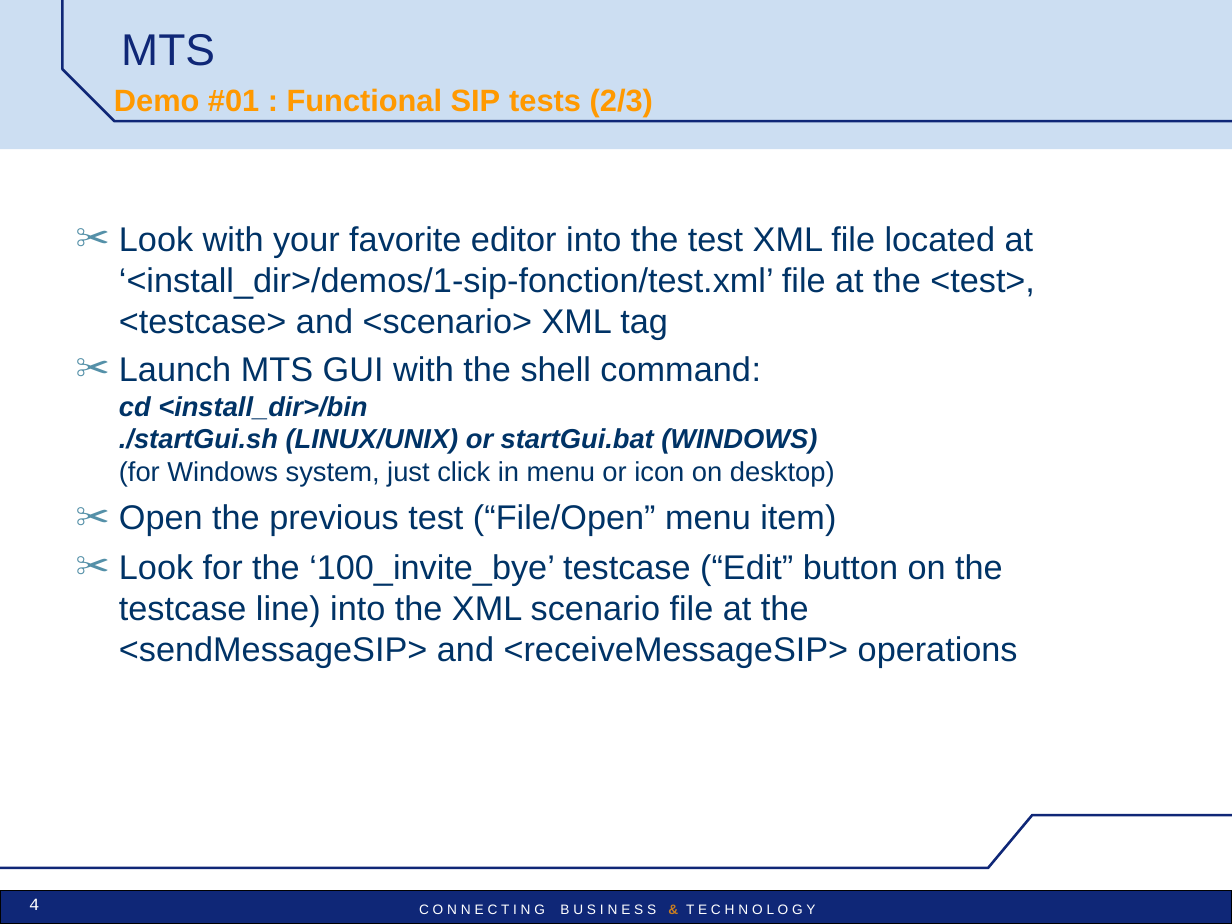
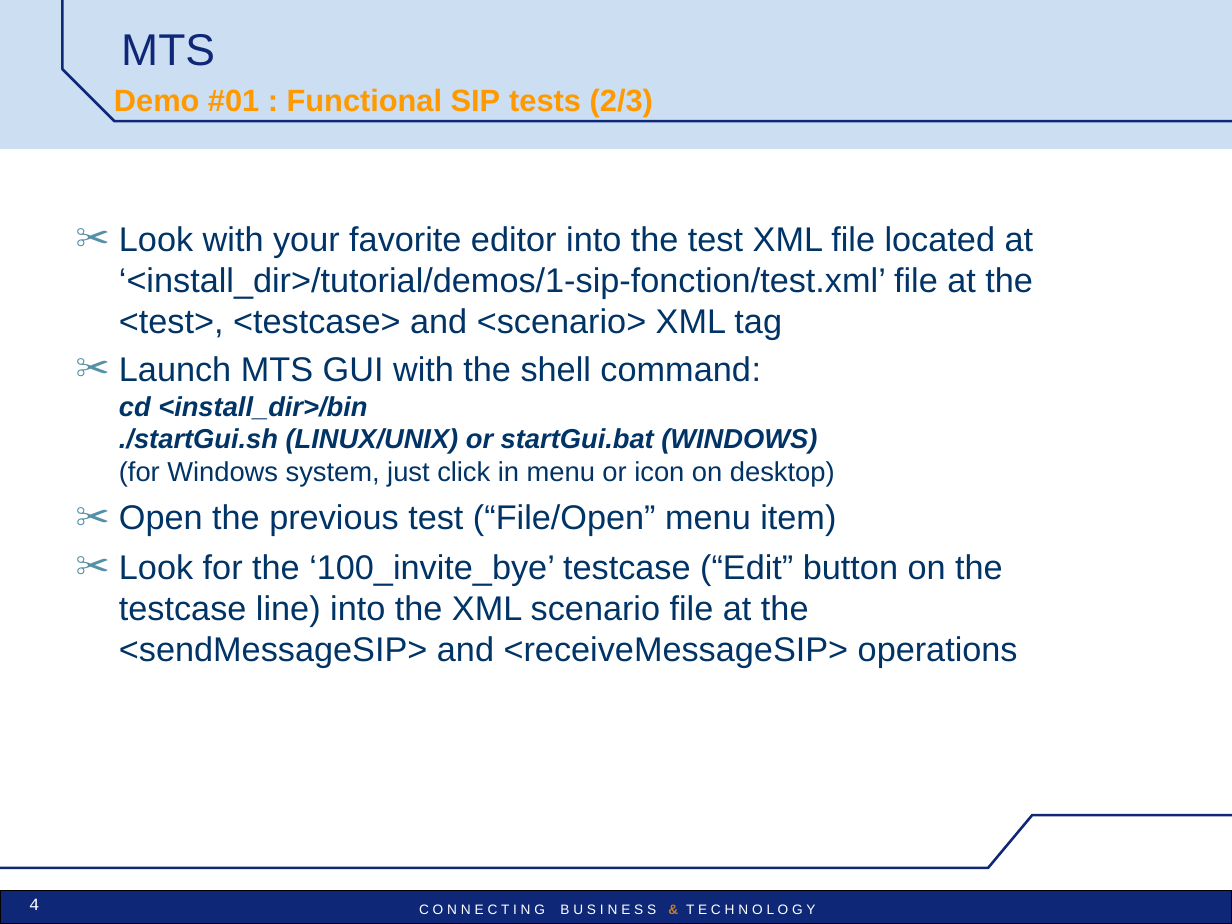
Before and after one commit to uttamhoode9/mts-trunk, a slide deck: slide 4 of mts/src/main/doc/MTS_pres_demos.ppt. Drawn at 1232x924 pixels with LibreOffice and Linux fonts; fonts in the diff are those of the drawing; background and template pictures are left out. Boxes give left, top, right and bottom in pixels: in the first picture for what was removed or moved away, otherwise in the second. Text is boxed around its words. In the diff, an @@ line names an element or a change of style, - is before the commit and + after.

```diff
--- a/mts/src/main/doc/MTS_pres_demos.ppt
+++ b/mts/src/main/doc/MTS_pres_demos.ppt
@@ text at [119, 226, 1034, 340]: text changed @@
-✂ Look with your favorite editor into the test XML file located at ‘<install_dir>/demos/1-sip-fonction/test.xml’ file at the <test>, <testcase> and <scenario> XML tag
+✂ Look with your favorite editor into the test XML file located at ‘<install_dir>/tutorial/demos/1-sip-fonction/test.xml’ file at the <test>, <testcase> and <scenario> XML tag
```
Also in this commit, not shown: 14 other slides changed, 2 slides added.
